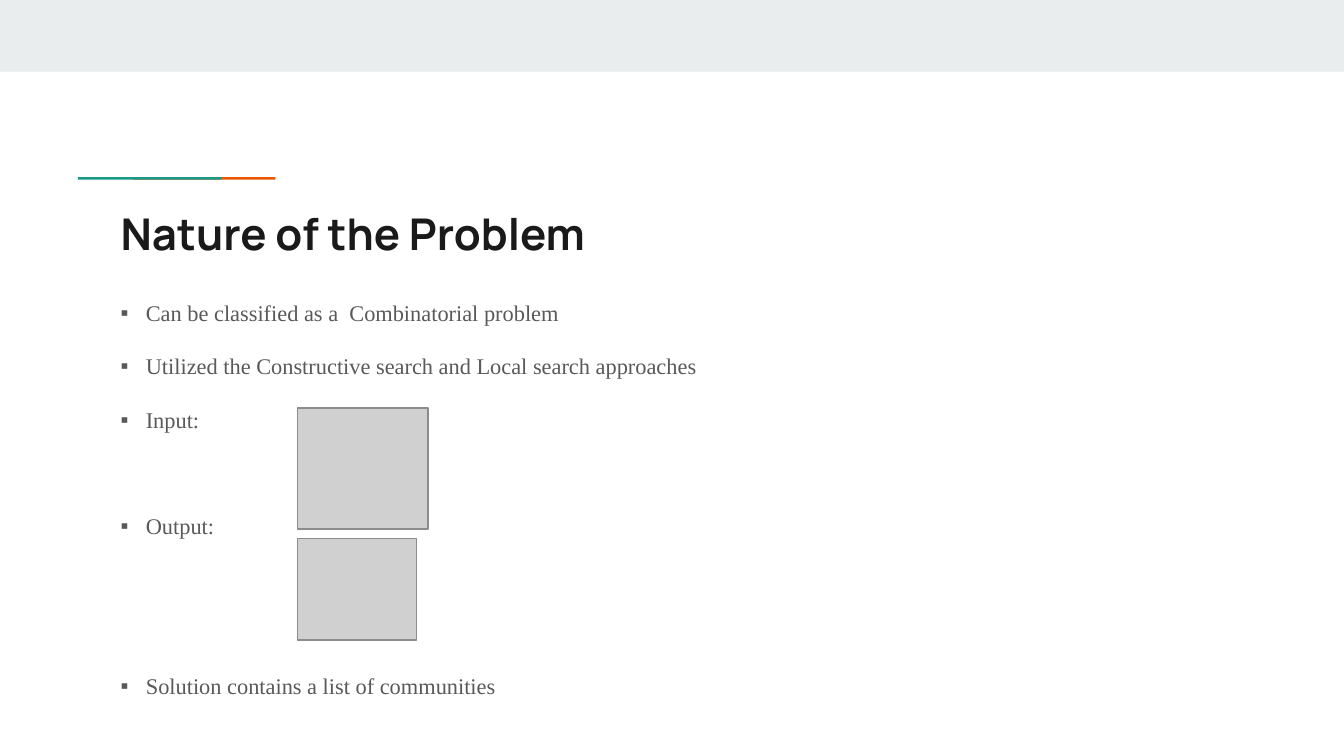
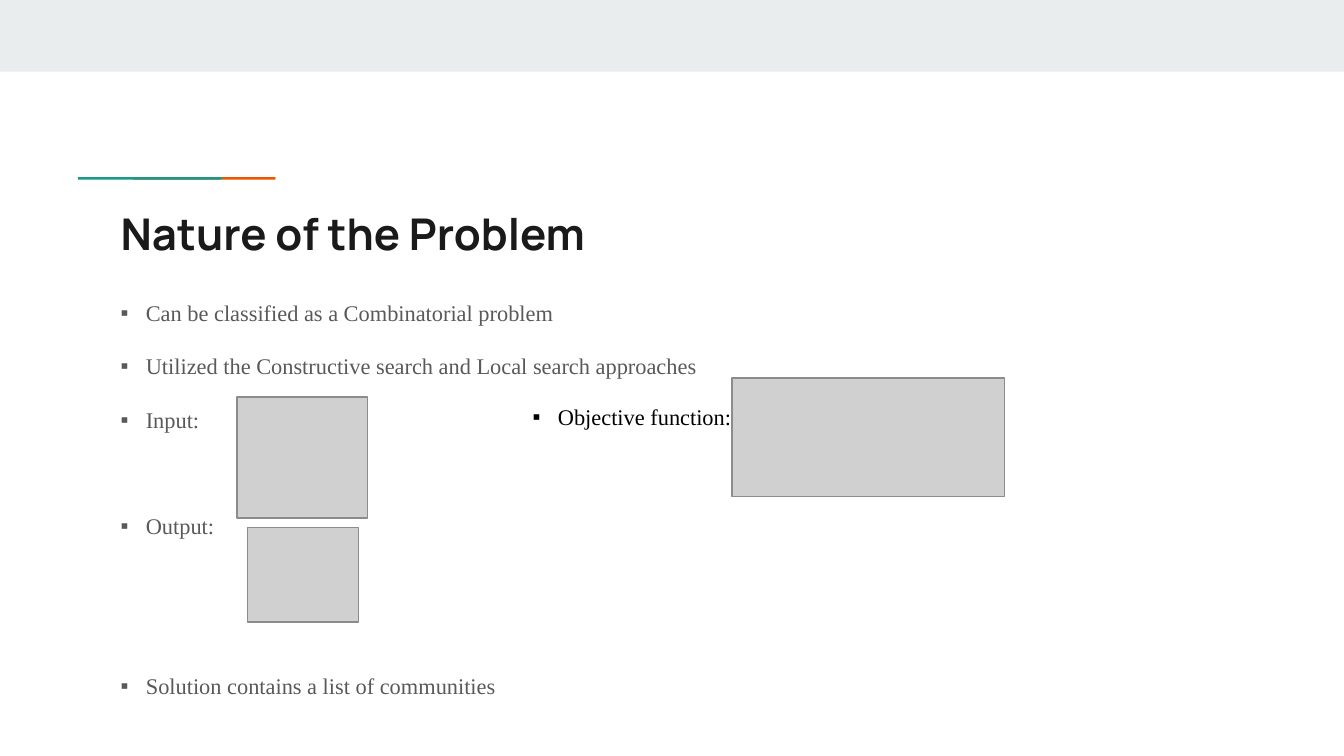
Before and after one commit to GayathriRangu/SIGEVO-Summer-School-S3-2024, a slide deck: slide 4 of presentation_team_2024.pptx. Drawn at 1344x756 pixels with LibreOffice and Linux fonts; fonts in the diff are those of the drawing; grey boxes stand for pictures. Boxes give left, top, right and bottom in pixels: in the first picture for what was removed or moved away, otherwise in the second. Text is boxed around its words. In the diff, an @@ line names an element or a change of style, - is before the commit and + after.

```diff
--- a/presentation_team_2024.pptx
+++ b/presentation_team_2024.pptx
@@ picture added at <box>732,378,1005,496</box> @@
@@ picture: place and size @@
-picture at <box>297,409,427,530</box>
+picture at <box>237,396,367,517</box>
@@ text added at <box>558,409,731,430</box>, 12 pt, text #000000 @@
+▪ Objective function:
@@ picture: place and size @@
-picture at <box>297,539,417,641</box>
+picture at <box>247,527,359,621</box>
```
Also in this commit, not shown: 8 other slides changed, 1 slide added, 3 other files.
